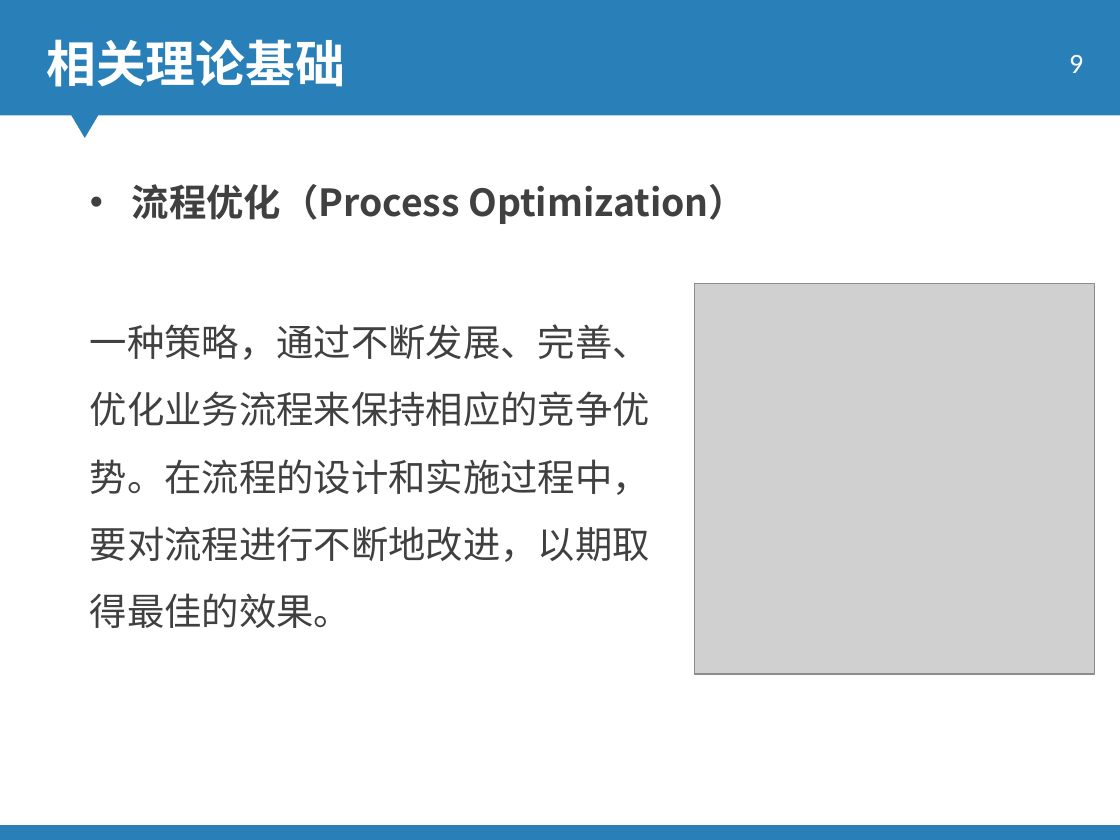
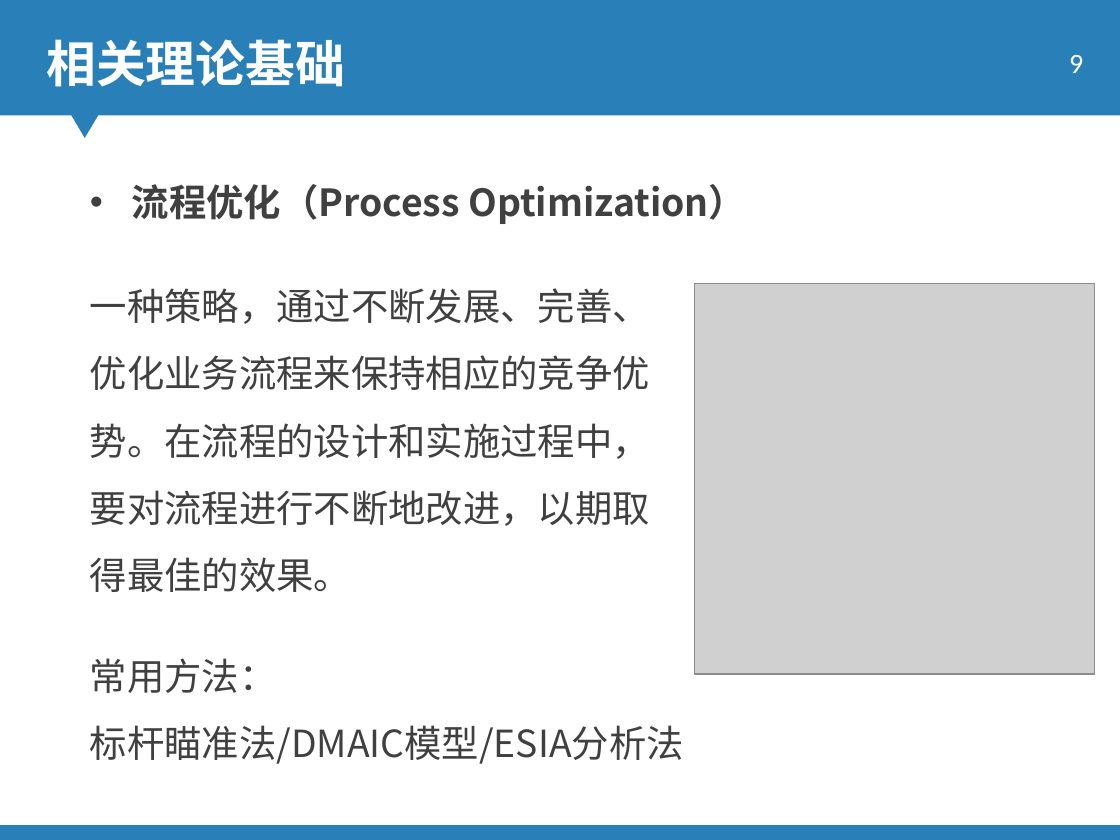
Before and after one commit to ky4910/KimThesis, a slide deck: slide 9 of 答辩_0610_JY.ppt. Drawn at 1120x840 pixels with LibreOffice and Linux fonts; fonts in the diff are those of the drawing; grey boxes stand for pictures; background and template pictures are left out. Boxes give left, top, right and bottom in pixels: in the first picture for what was removed or moved away, otherwise in the second. Text is boxed around its words. In the diff, an @@ line names an element or a change of style, - is before the commit and + after.

```diff
--- a/答辩_0610_JY.ppt
+++ b/答辩_0610_JY.ppt
@@ text "一种策略，通过不断发展、完善、优化业务流程来保持相应的竞争优势。在流程的设计和实施过程中，要对流程进行不断地改进，以期取 ...": place and size @@
-text "一种策略，通过不断发展、完善、优化业务流程来保持相应的竞争优势。在流程的设计和实施过程中，要对流程进行不断地改进，以期取 ..." at (90,324,650,628)
+text "一种策略，通过不断发展、完善、优化业务流程来保持相应的竞争优势。在流程的设计和实施过程中，要对流程进行不断地改进，以期取 ..." at (90,288,650,592)
@@ text added at (90,658,684,764), 24 pt, text #404040 @@
+常用方法：
+标杆瞄准法/DMAIC模型/ESIA分析法
```
Also in this commit, not shown: 5 other slides changed, 20 slides added, 13 slides removed, 1 other file.
